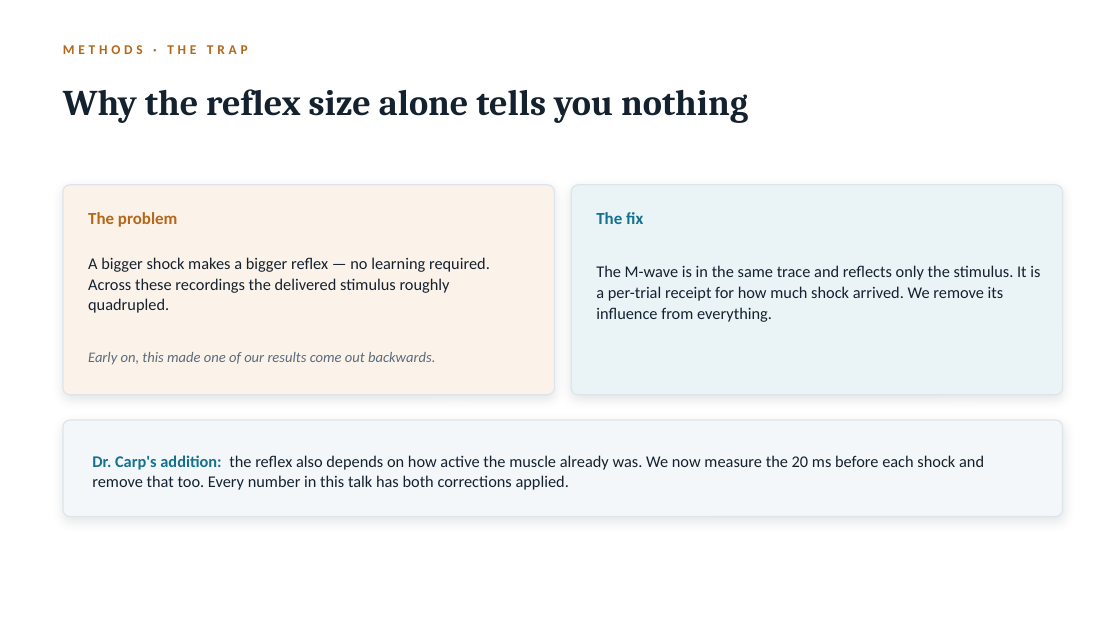
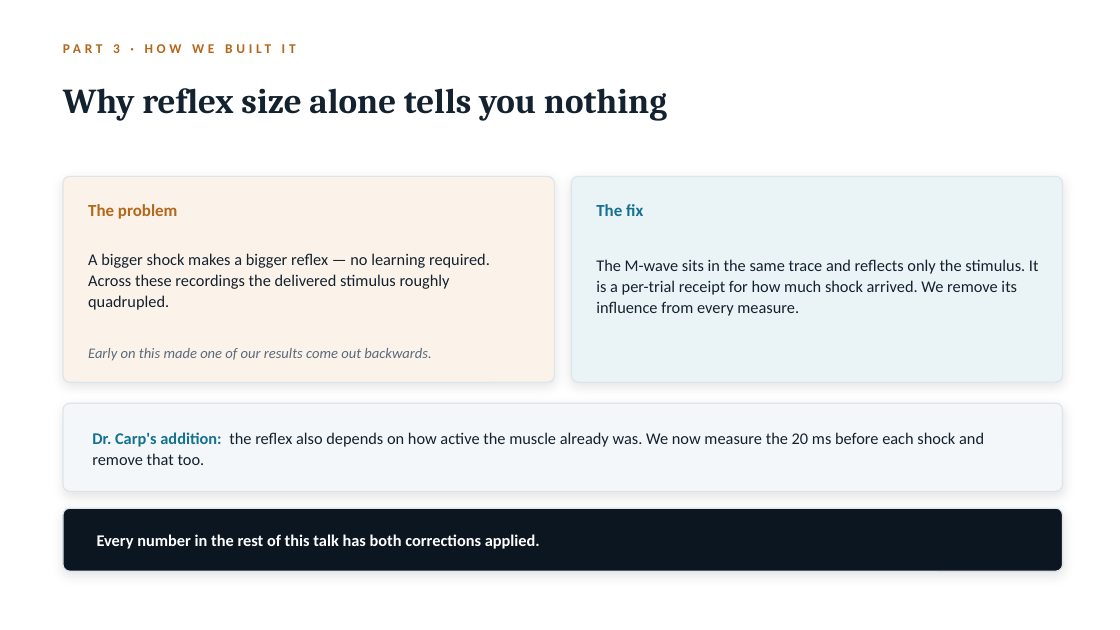
Before and after one commit to switchrao777/hroc-ncan, a slide deck: slide 12 of slides/HROC_Team_Presentation.pptx (slide 6 before the commit). Drawn at 1120x630 pixels with LibreOffice and Linux fonts; fonts in the diff are those of the drawing. Boxes give left, top, right and bottom in pixels: in the first picture for what was removed or moved away, otherwise in the second. Text is boxed around its words. In the diff, an @@ line names an element or a change of style, - is before the commit and + after.

Commit message:
Expand the NCAN group talk to a full-length session
Twenty-seven slides across five parts: the question and why a learned
representation suits it, the data and the decoding problem, how the model and
pipeline were built, the results with their controls, and where the work goes.

Adds seven purpose-drawn explanatory figures: what an autoencoder is and why the
bottleneck forces it to learn real structure, the end-to-end pipeline, the
learning-versus-electrode-drift confound, the within-window design, the shuffle
control, the tech stack and daily workflow, and the variance partition.

```diff
--- a/slides/HROC_Team_Presentation.pptx
+++ b/slides/HROC_Team_Presentation.pptx
@@ text removed at <box>63,45,248,54</box> @@
-METHODS · THE TRAP
@@ text added at <box>113,44,943,292</box>, 11.5 pt, text #B4671A, bold @@
+PART 3 · HOW WE BUILT IT
@@ text at <box>63,88,667,121</box>: text changed; size 31 to 30 pt @@
-Why the reflex size alone tells you nothing
+Why reflex size alone tells you nothing
@@ rounded rectangle: place and size @@
-rounded rectangle at <box>63,185,555,395</box>
+rounded rectangle at <box>63,176,555,382</box>
@@ rounded rectangle: place and size @@
-rounded rectangle at <box>571,185,1063,395</box>
+rounded rectangle at <box>571,176,1063,382</box>
@@ text "The problem": place and size @@
-text "The problem" at <box>88,212,178,227</box>
+text "The problem" at <box>88,204,178,219</box>
@@ text "The fix": place and size @@
-text "The fix" at <box>596,212,643,224</box>
+text "The fix" at <box>596,204,643,216</box>
@@ text "A bigger shock makes a ...": place and size @@
-text "A bigger shock makes a ..." at <box>88,257,490,313</box>
+text "A bigger shock makes a ..." at <box>88,253,490,310</box>
@@ text at <box>596,259,1039,316</box>: text changed @@
-The M-wave is in the same trace and reflects only the stimulus. It is a per-trial receipt for how much shock arrived. We remove its influence from everything.
+The M-wave sits in the same trace and reflects only the stimulus. It is a per-trial receipt for how much shock arrived. We remove its influence from every measure.
@@ text at <box>88,348,431,361</box>: text changed @@
-Early on, this made one of our results come out backwards.
+Early on this made one of our results come out backwards.
@@ proportions changed in 3 elements at <box>63,176,555,382</box>, <box>571,176,1063,382</box>, <box>63,403,1063,492</box> @@
@@ rounded rectangle: place and size @@
-rounded rectangle at <box>63,420,1063,517</box>
+rounded rectangle at <box>63,403,1063,492</box>
@@ text at <box>92,432,984,465</box>: text changed @@
-Dr. Carp's addition: the reflex also depends on how active the muscle already was. We now measure the 20 ms before each shock and remove that too. Every number in this talk has both corrections applied.
+Dr. Carp's addition: the reflex also depends on how active the muscle already was. We now measure the 20 ms before each shock and remove that too.
@@ rounded rectangle added at <box>63,508,1063,571</box>, fill #0C1620, outline #DDE4EA 1 pt @@
@@ text added at <box>97,534,540,549</box>, 14 pt, text #FFFFFF, bold @@
+Every number in the rest of this talk has both corrections applied.
```
Also in this commit, not shown: 12 other slides changed, 14 slides added, 2 slides removed, 8 other files.
